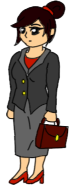
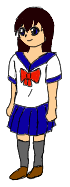
Comparing the layer stacks of the two 70×187 images. Changes:
added layer "school girl lines" above "schoolgirl color" over [6, 0, 69, 185]
added layer "schoolgirl color" above "Ebene 2" over [6, 0, 69, 185]
hid "Ebene 2" over [6, 0, 69, 185]
hid "Ebene 3" over [6, 0, 69, 185]
